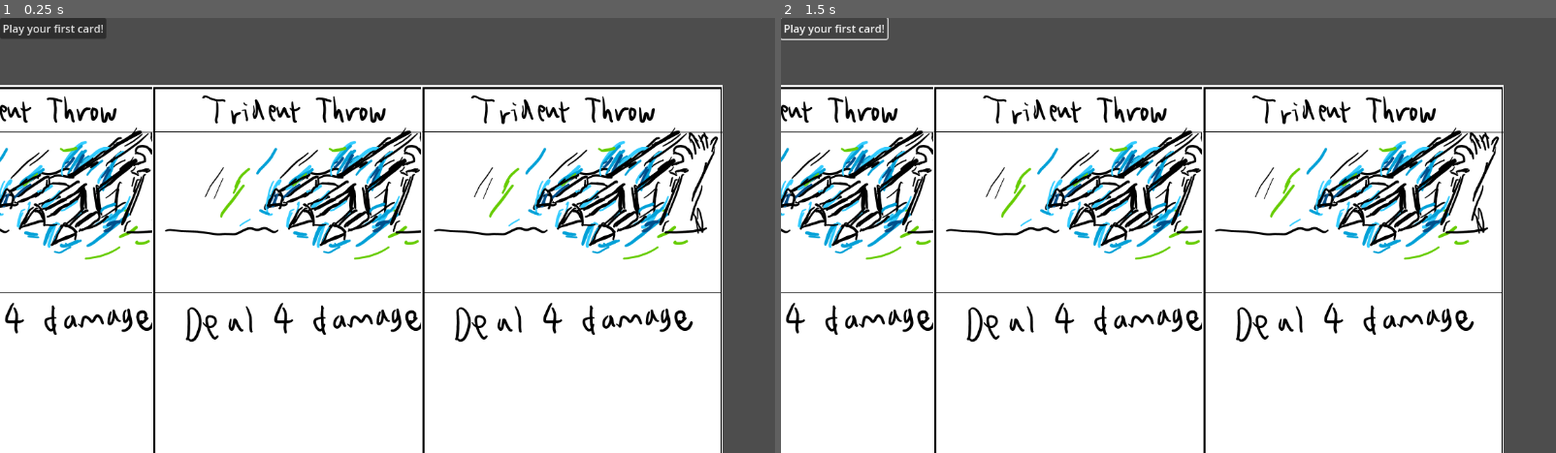
Above: before the commit, frames 1-2 (left to right).
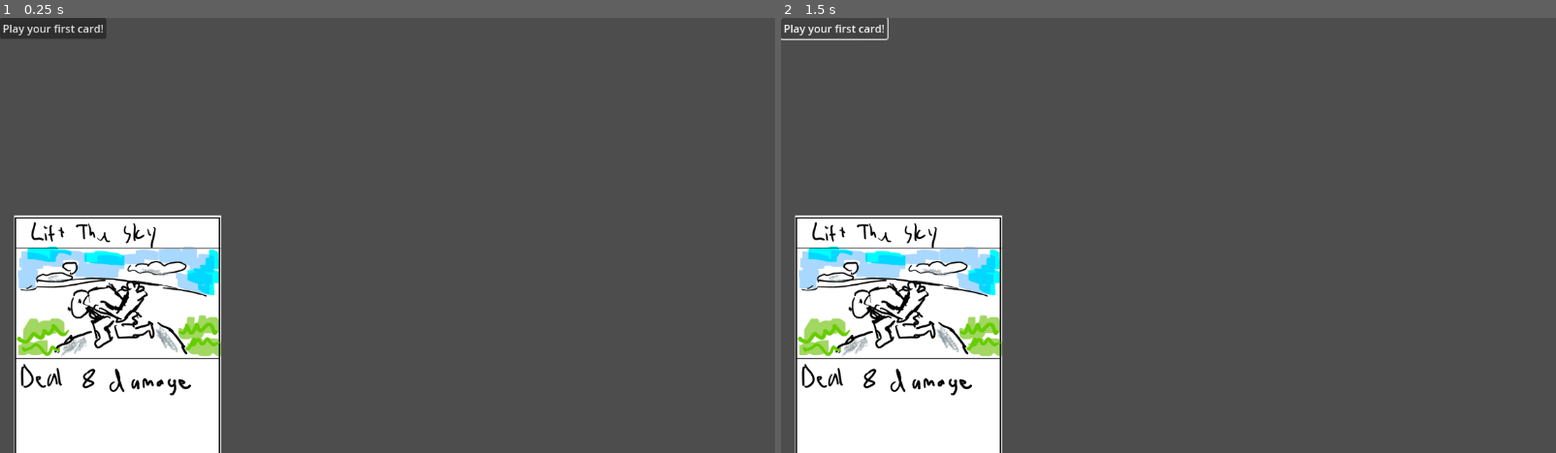
Above: after the commit, the same moments.

Repository: Ducko132/Chariot
Game: Godot game, scene res://state_machine.tscn
Same seed, same stepped clock (60 frames per second), same inputs: the game is played once before the commit and once after it.
Inputs:
- Up to frame 1 (0.25 s): no input
- Up to frame 2 (1.5 s): click "Play your first card!" at 0.5 s; click "Play your first card!" at 1.25 s

The runs differ from the first frame. In frame 1, 68% of the frame differs, in the area x 0-94%, y 15-100%; in frame 2, 68%.
Error before the commit: Invalid access to property or key '<null>' on a base object of type 'Dictionary'. (res://state_machine.gd:93)
Error after the commit: Invalid type in function 'connect' in base 'Signal'. Cannot convert argument 1 from Nil to Callable. (res://state_machine.gd:78)

Commit message:
Click + Hover Implemented
When the mouse clicks/hovers over a card, a signal is sent. working on figuring out direct connection from card to clicking and such

Diff:
--- a/state_machine.gd
+++ b/state_machine.gd
@@ -18,6 +18,17 @@
 var deck = []
 var hand = [1,2,3]
 
+func _on_mouse_entered(sprite):
+	sprite.scale = Vector2(0.7,0.7)
+	print("Hover")
+
+func _on_mouse_exited():
+	print("Mouse left")
+
+func _input_event(viewport, event, shape_idx):
+	if event is InputEventMouseButton and event.pressed:
+		print("click")
+
 func _ready():
 	for i in 8:
 		for Card in CardsEnum:
@@ -30,7 +41,7 @@
 		hand.append(deck[0])
 		deck.remove_at(0)
 
-	print(hand)
+	print("hand",hand)
 	print(hand[6])
 	var testcard = hand[6]
 	# WOOOOO I FIGURED IT OUT
@@ -41,22 +52,31 @@
 
 
 	for i in 3:
-		#var c = load("res://card.tscn").instantiate()
-		#var c = load(Cards.Art[CardsEnum.get(hand[6])]).instantiate()
-		#var test = (c.find_child(str(CardsEnum.get(hand[6]))))
-		#add_child(c)
-		#cardNodes.append(c)
-		#print(Cards.Power[CardsEnum.get(c)])
-		#c.position = Vector2((i*400)+50,400)
-		#c.find_child("Label").text = "value:" + str(hand[i])
+		var sprite = Sprite2D.new()
+		var texture = load(Cards.Art[CardsEnum.get(hand[5])])
+		sprite.texture = texture
+		sprite.scale = Vector2(0.5,0.5)
 
-		var sprite = Sprite2D.new()
-		var texture = load(Cards.Art[CardsEnum.get(hand[6])])
-		sprite.texture = texture
+		var area = Area2D.new()
+		var shape = CollisionShape2D.new()
+		shape.shape = RectangleShape2D.new()
+		shape.shape.extents = sprite.texture.get_size() / 2*sprite.scale
+		#sprite.set_process_input(true)
+
+		#func _input(event):
+		#	if event is InputEventMouseMotion:
+		#		if sprite.get_rect().has_point(event.position):
+		#			print("hover")
+
+		sprite.add_child(area)
+		area.add_child(shape)
 		add_child(sprite)
 		cardNodes.append(sprite)
-		sprite.position = Vector2((i*400)+50,400)
+		sprite.position = Vector2((i*400)+175,500)
 
+		area.input_event.connect(_input_event)
+		area.mouse_entered.connect(_on_mouse_entered(sprite))
+		area.mouse_exited.connect(_on_mouse_exited, [sprite])
 
 func _process(delta):
 	#for i in cardNodes.size():
--- a/state_machine.tscn
+++ b/state_machine.tscn
@@ -1,7 +1,6 @@
-[gd_scene load_steps=3 format=3 uid="uid://bqytu2oud3k8s"]
+[gd_scene load_steps=2 format=3 uid="uid://bqytu2oud3k8s"]
 
 [ext_resource type="Script" path="res://state_machine.gd" id="1_1up70"]
-[ext_resource type="PackedScene" uid="uid://b7h807q3mvfd6" path="res://bolt.tscn" id="2_2q0tf"]
 
 [node name="StateMachine" type="Node2D"]
 script = ExtResource("1_1up70")
@@ -12,7 +11,4 @@
 rotation = 3.72152e-05
 text = "Play your first card!"
 
-[node name="bolt" parent="." instance=ExtResource("2_2q0tf")]
-visible = false
-
 [connection signal="pressed" from="Button" to="." method="_on_button_pressed"]
